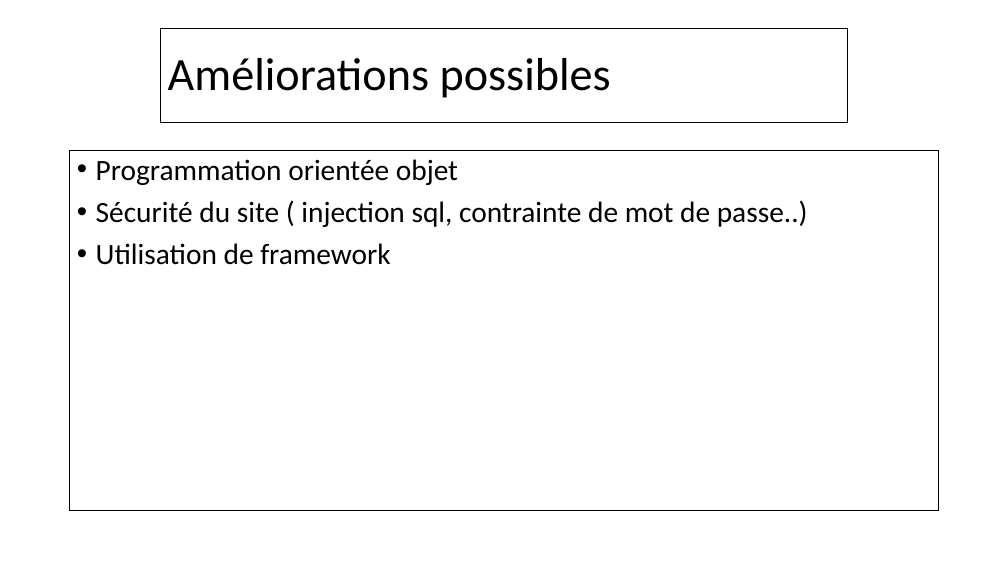
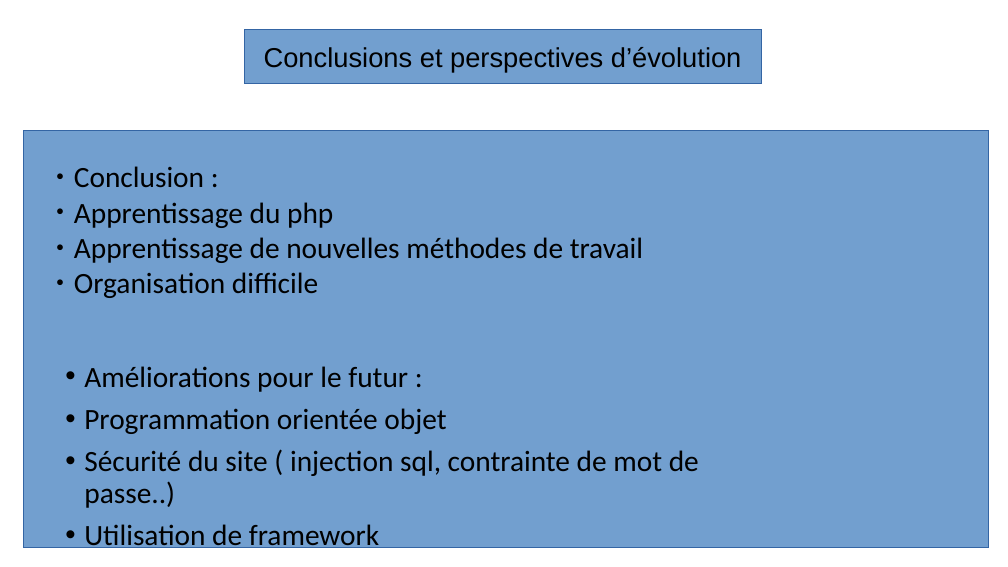
Before and after one commit to Ganti7/Carmania, a slide deck: slide 17 of documentation/diapo_PIA.odp (slide 14 before the commit). Drawn at 1008x567 pixels with LibreOffice and Linux fonts; fonts in the diff are those of the drawing; background and template pictures are left out. Boxes give left, top, right and bottom in pixels: in the first picture for what was removed or moved away, otherwise in the second. Text is boxed around its words. In the diff, an @@ line names an element or a change of style, - is before the commit and + after.

```diff
--- a/documentation/diapo_PIA.odp
+++ b/documentation/diapo_PIA.odp
@@ title removed at [160, 29, 848, 123] @@
-Améliorations possibles
@@ rectangle added at [244, 29, 762, 83], fill #729FCF, outline #3465A4 0 pt, 26 pt, text #000000 @@
+Conclusions et perspectives d’évolution
@@ rectangle added at [23, 131, 988, 547], fill #729FCF, outline #3465A4 0 pt @@
@@ text added at [74, 166, 643, 298], 28 pt, text #000000 @@
+● Conclusion :
+● Apprentissage du php
+● Apprentissage de nouvelles méthodes de travail
+● Organisation difficile
@@ text "Améliorations pour le futur :": place and size @@
-text "Améliorations pour le futur :" at [70, 151, 939, 511]
+text "Améliorations pour le futur :" at [84, 366, 699, 553]
@@ text "Améliorations pour le futur :" at [84, 366, 699, 553]: fill #FFFFFF to none; outline #000000 0.99 pt to none @@
@@ text at [84, 366, 408, 392]: paragraph added @@
+• Améliorations pour le futur :
```
Also in this commit, not shown: 13 other slides changed, 4 slides added, 1 slide removed, 1 other file.
